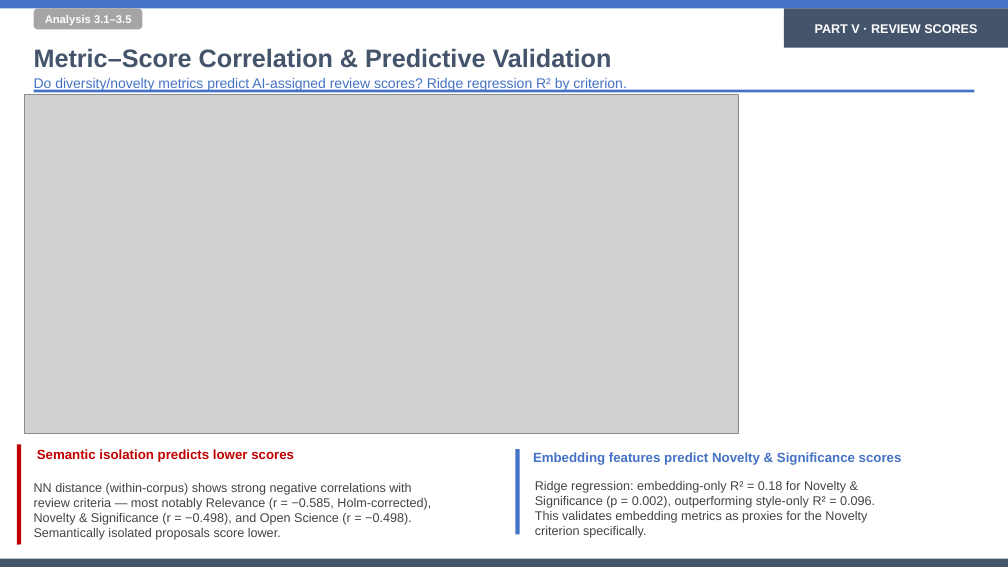
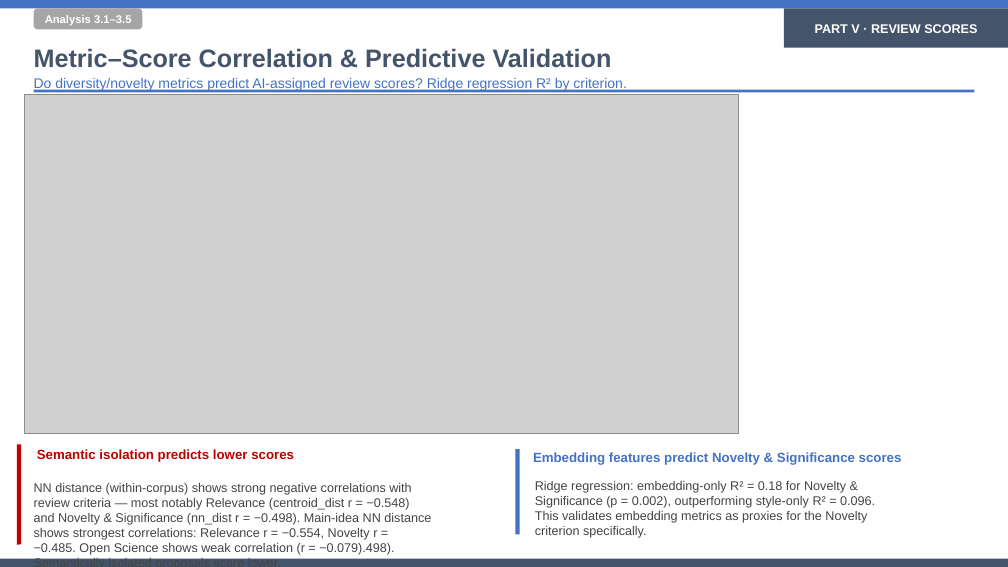
Before and after one commit to eveyhuang/human-AI-proposal, a slide deck: slide 19 of results/slides/style_controlled_comparison_presentation.pptx. Drawn at 1008x567 pixels with LibreOffice and Linux fonts; fonts in the diff are those of the drawing; grey boxes stand for pictures. Boxes give left, top, right and bottom in pixels: in the first picture for what was removed or moved away, otherwise in the second. Text is boxed around its words. In the diff, an @@ line names an element or a change of style, - is before the commit and + after.

```diff
--- a/results/slides/style_controlled_comparison_presentation.pptx
+++ b/results/slides/style_controlled_comparison_presentation.pptx
@@ text at (x1=34, y1=483, x2=431, y2=555): text changed @@
-NN distance (within-corpus) shows strong negative correlations with review criteria — most notably Relevance (r = −0.585, Holm-corrected), Novelty & Significance (r = −0.498), and Open Science (r = −0.498). Semantically isolated proposals score lower.
+NN distance (within-corpus) shows strong negative correlations with review criteria — most notably Relevance (centroid_dist r = −0.548) and Novelty & Significance (nn_dist r = −0.498). Main-idea NN distance shows strongest correlations: Relevance r = −0.554, Novelty r = −0.485. Open Science shows weak correlation (r = −0.079).498). Semantically isolated proposals score lower.
```
Also in this commit, not shown: 16 other slides changed, 2 other files.
